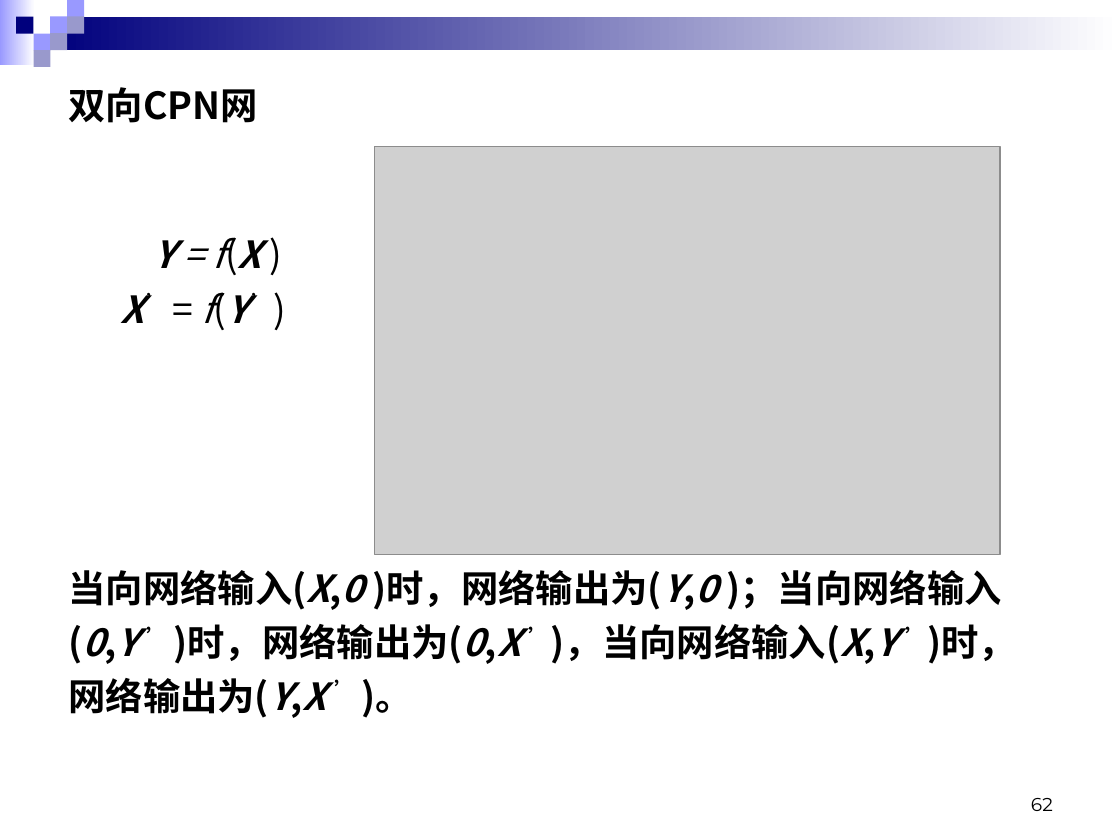
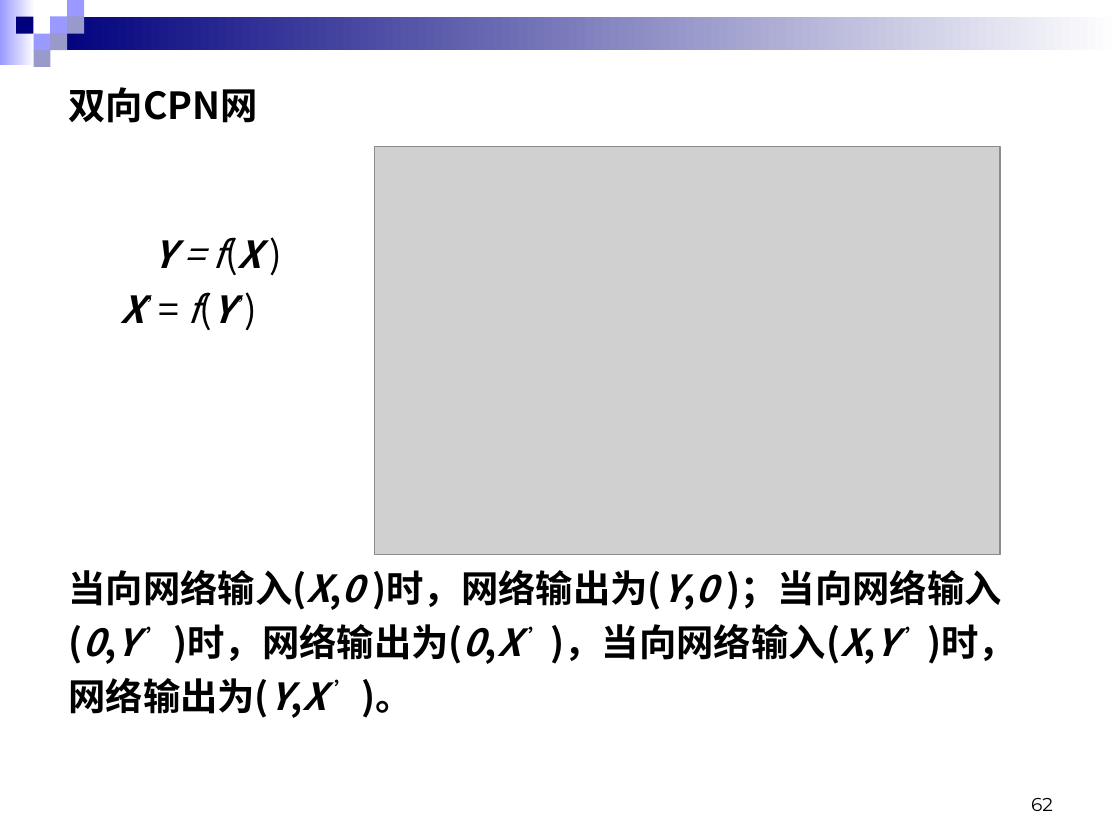
Before and after one commit to xuhaowork/myStudio, a slide deck: slide 62 of documents/神经网络/自组织映射/自组织竞争神经网络SOM.ppt. Drawn at 1120x840 pixels with LibreOffice and Linux fonts; fonts in the diff are those of the drawing; grey boxes stand for pictures. Boxes give left, top, right and bottom in pixels: in the first picture for what was removed or moved away, otherwise in the second. Text is boxed around its words. In the diff, an @@ line names an element or a change of style, - is before the commit and + after.

```diff
--- a/documents/神经网络/自组织映射/自组织竞争神经网络SOM.ppt
+++ b/documents/神经网络/自组织映射/自组织竞争神经网络SOM.ppt
@@ text at <box>121,295,234,323</box>: font Noto Sans CJK SC to Times New Roman in "’ ’)" @@
```
Also in this commit, not shown: 63 other slides changed, 32 other files.
